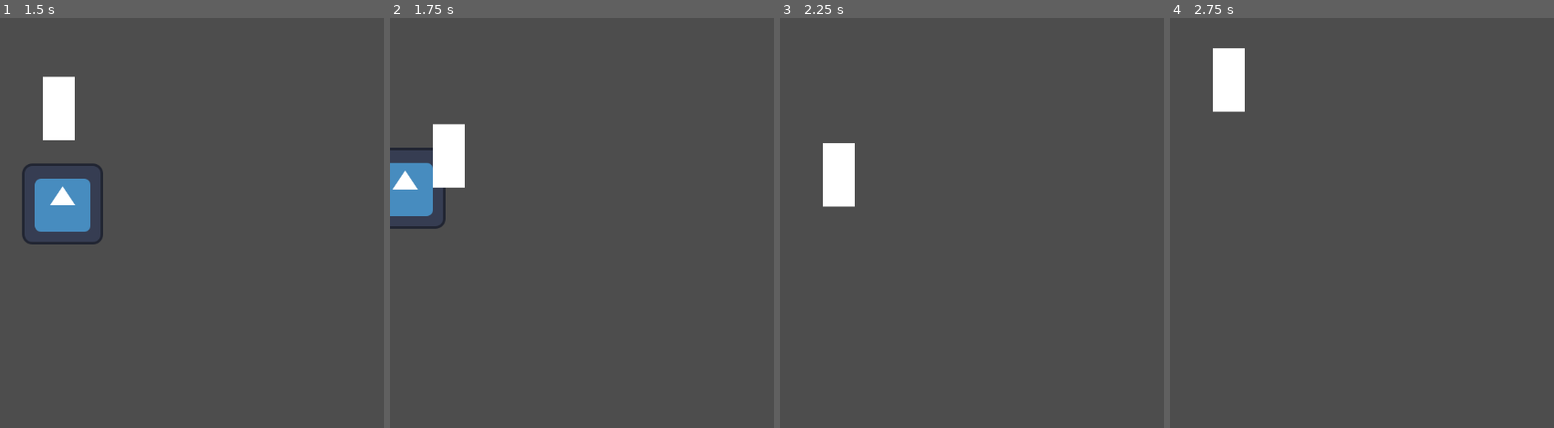
Above: before the commit, frames 1-4 (left to right).
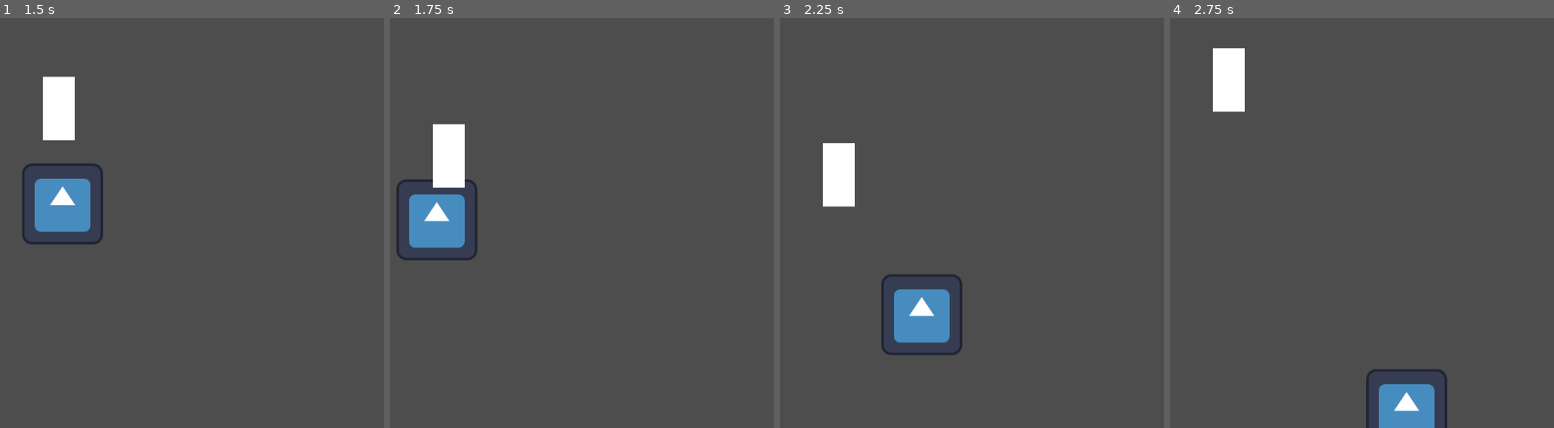
Above: after the commit, the same moments.

Repository: megamaxsteele/pong_in_Godot
Game: Godot game, scene res://game.tscn
The game is run twice, just before and just after one commit, with the same random seed, the same clock (stepped at 60 frames per second) and the same inputs. The engine's default icon, where the game draws it, is replaced by a stand-in: a white triangle on a blue panel in a dark square.
Inputs:
- Up to frame 1 (1.5 s): hold Up (up) 0.53-1.28 s; hold Down (down) from 1.28 s (still down)
- Up to frame 2 (1.75 s): keep holding Down (down)
- Up to frame 3 (2.25 s): release Down (down) at 2.03 s; hold Up (up) from 2.03 s (still down)
- Up to frame 4 (2.75 s): keep holding Up (up)

Frame 1 is identical in both runs. In frame 2, 3.2% of the frame differs, in the area x 0-23%, y 31-60%; in frame 3, 2.4%; in frame 4, 1.9%.

Commit message:
fixed collision issues; removed walls: simpler approach being used;

Diff:
--- a/ball.gd
+++ b/ball.gd
@@ -1,5 +1,4 @@
 extends Area2D
-
 
 var speed = -300
 var direction = Vector2(1.0,0.0);
@@ -11,12 +10,14 @@
 
 # Called every frame. 'delta' is the elapsed time since the previous frame.
 func _process(delta):
+	if self.position.y <0:
+		self.direction.y *= -1;
+
 	direction.normalized()
 	position += direction * speed * delta;
 
 func _on_body_entered(body):
 
-
-	if body.name == "playerPaddle":
-		self.direction += body.direction;
+		self.direction -= body.direction;
+		self.direction.x *= -1;
 		#print("gamer")
--- a/game.tscn
+++ b/game.tscn
@@ -1,37 +1,13 @@
-[gd_scene load_steps=5 format=3 uid="uid://c1tuao8lr11hv"]
+[gd_scene load_steps=3 format=3 uid="uid://c1tuao8lr11hv"]
 
 [ext_resource type="PackedScene" uid="uid://c873a0b32sxq2" path="res://ball.tscn" id="1_18ilm"]
 [ext_resource type="PackedScene" uid="uid://cn22mesurxbye" path="res://playerPaddle.tscn" id="2_tuxyq"]
-
-[sub_resource type="RectangleShape2D" id="RectangleShape2D_ky0ol"]
-size = Vector2(20, 653)
-
-[sub_resource type="RectangleShape2D" id="RectangleShape2D_r777e"]
-size = Vector2(1206.5, 26.5)
 
 [node name="game" type="Node2D"]
 
 [node name="ball" parent="." instance=ExtResource("1_18ilm")]
 position = Vector2(549, 294)
 
-[node name="walls" type="StaticBody2D" parent="."]
-
-[node name="CollisionShape2D" type="CollisionShape2D" parent="walls"]
-position = Vector2(-10, 326.5)
-shape = SubResource("RectangleShape2D_ky0ol")
-
-[node name="CollisionShape2D2" type="CollisionShape2D" parent="walls"]
-position = Vector2(1165, 320)
-shape = SubResource("RectangleShape2D_ky0ol")
-
-[node name="CollisionShape2D3" type="CollisionShape2D" parent="walls"]
-position = Vector2(575.75, -15)
-shape = SubResource("RectangleShape2D_r777e")
-
-[node name="CollisionShape2D4" type="CollisionShape2D" parent="walls"]
-position = Vector2(585, 662)
-shape = SubResource("RectangleShape2D_r777e")
-
 [node name="playerPaddle" parent="." instance=ExtResource("2_tuxyq")]
 position = Vector2(93, 308)
 speed = 300
